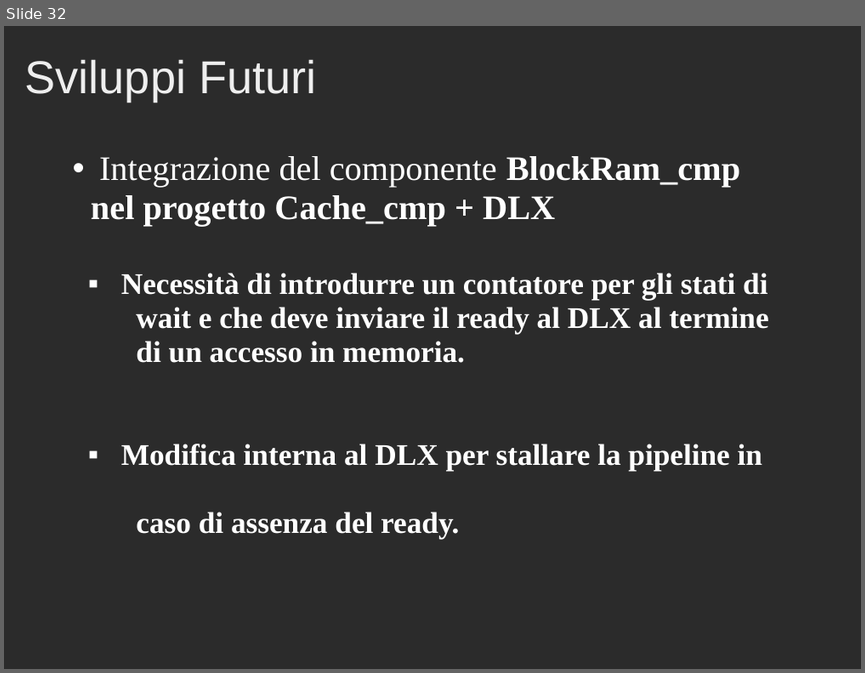
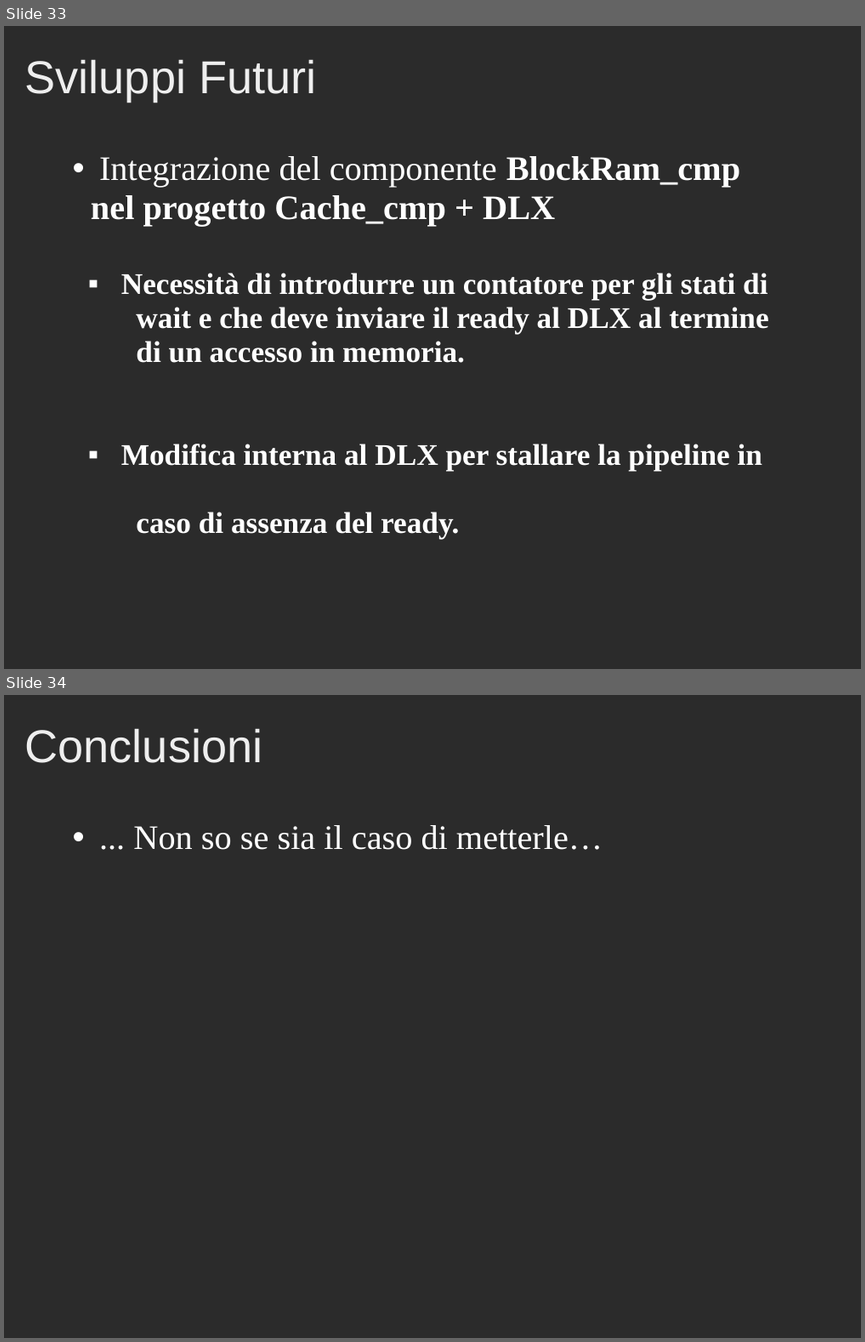
Before and after one commit to Muffo/dlxcache, a slide deck: Presentazione_Progetto_Cache.ppt. Shown one above the other, each under a label of ours: slide 32 before the commit, slides 33 and 34 after it. The pictures are 865x673 and 865x1342 pixels, drawn with LibreOffice and Linux fonts; fonts in the diff are those of the drawing; background and template pictures are left out; a plain dark background stands for a picture behind light text. Boxes give left, top, right and bottom in pixels: in the first picture for what was removed or moved away, otherwise in the second. Text is boxed around its words. In the diff, an @@ line names an element or a change of style, - is before the commit and + after.

```diff
--- a/Presentazione_Progetto_Cache.ppt
+++ b/Presentazione_Progetto_Cache.ppt
@@ slide 34 added at (x1=4, y1=695, x2=861, y2=1338), background picture (left out) @@
@@ title added at (x1=25, y1=728, x2=263, y2=763), 43 pt, text #EEEEEE @@
+Conclusioni
@@ text added at (x1=133, y1=825, x2=602, y2=850), 32 pt, text #FFFFFF @@
+• ... Non so se sia il caso di metterle…
@@ what was slide 32 is now slide 33 @@
```
Also in this commit, not shown: 10 slides changed, 5 other slides added, 5 slides removed, 1 other file.
